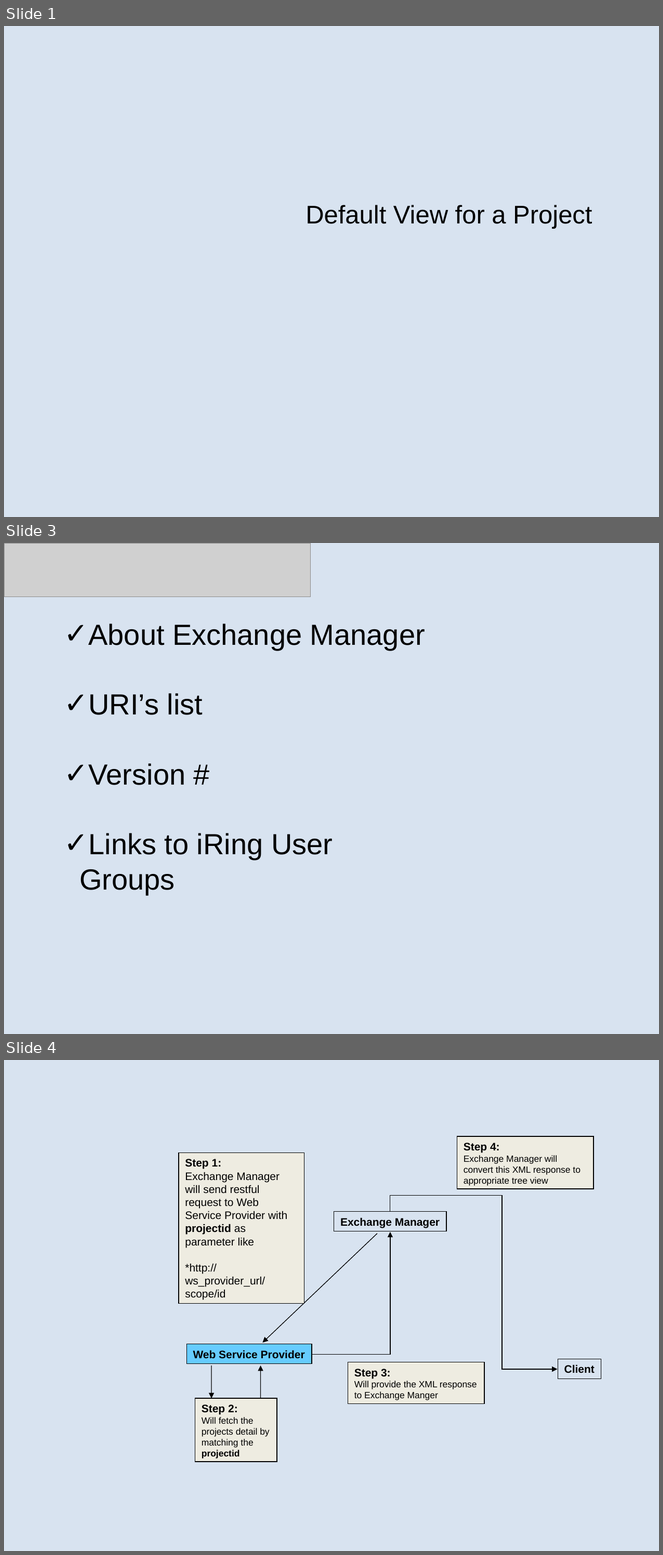
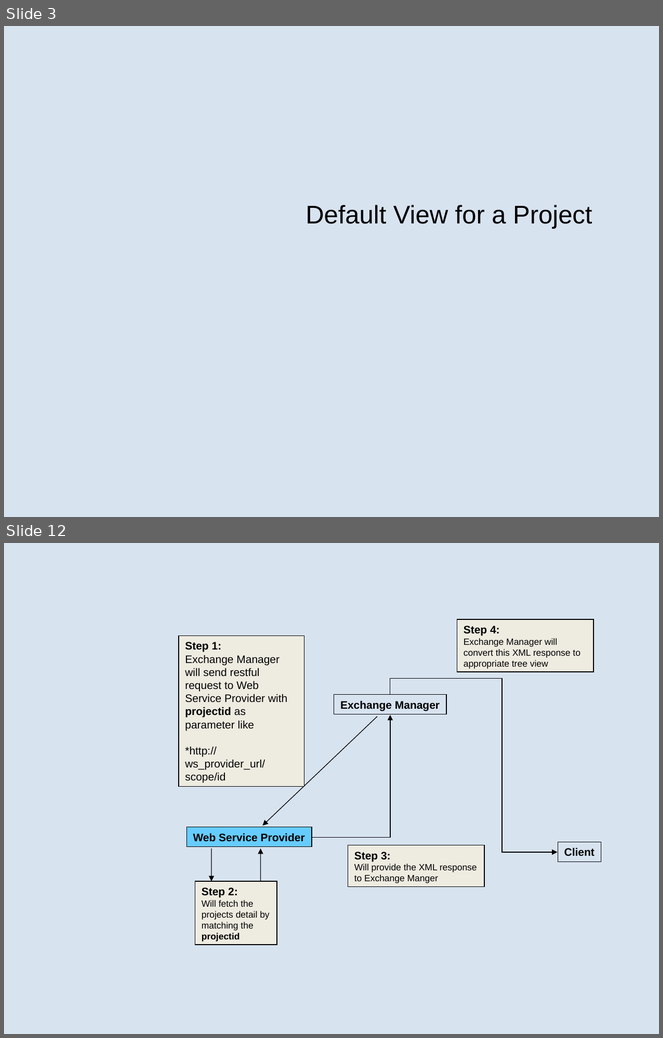
Before and after one commit to heyena/iring-tools, a slide deck: trunk/iRINGTools.ESB/documents/Sprint 2 User Stories.1.0.ppt. Shown one above the other, each under a label of ours: slides 1, 3 and 4 before the commit, slides 3 and 12 after it; the slides between them are not shown. The pictures are 663x1555 and 663x1038 pixels, drawn with LibreOffice and Linux fonts; fonts in the diff are those of the drawing; grey boxes stand for pictures; background and template pictures are left out. Boxes give left, top, right and bottom in pixels: in the first picture for what was removed or moved away, otherwise in the second. Text is boxed around its words. In the diff, an @@ line names an element or a change of style, - is before the commit and + after.

```diff
--- a/trunk/iRINGTools.ESB/documents/Sprint 2 User Stories.1.0.ppt
+++ b/trunk/iRINGTools.ESB/documents/Sprint 2 User Stories.1.0.ppt
@@ slide 3 removed at (4, 543, 659, 1034), background #D8E3F0 @@
@@ picture removed at (4, 543, 311, 597) @@
@@ text removed at (89, 624, 425, 860) @@
-✓ About Exchange Manager
-✓ URI’s list
-✓ Version #
-✓ Links to iRing User Groups
@@ what was slide 1 is now slide 3 @@
@@ what was slide 4 is now slide 12 @@
```
Also in this commit, not shown: 6 slides added, 2 other slides removed, 2 other files.
